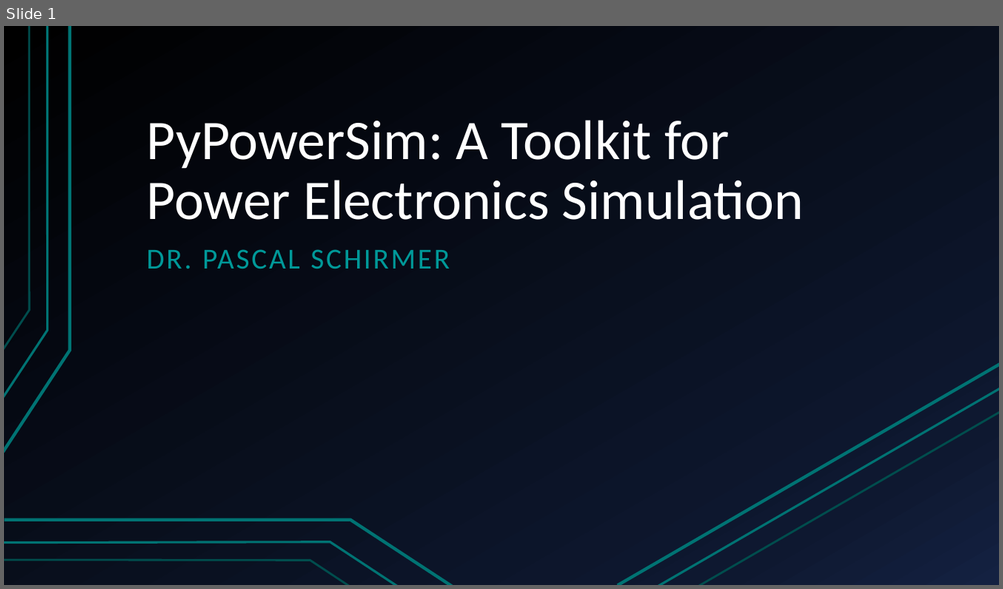
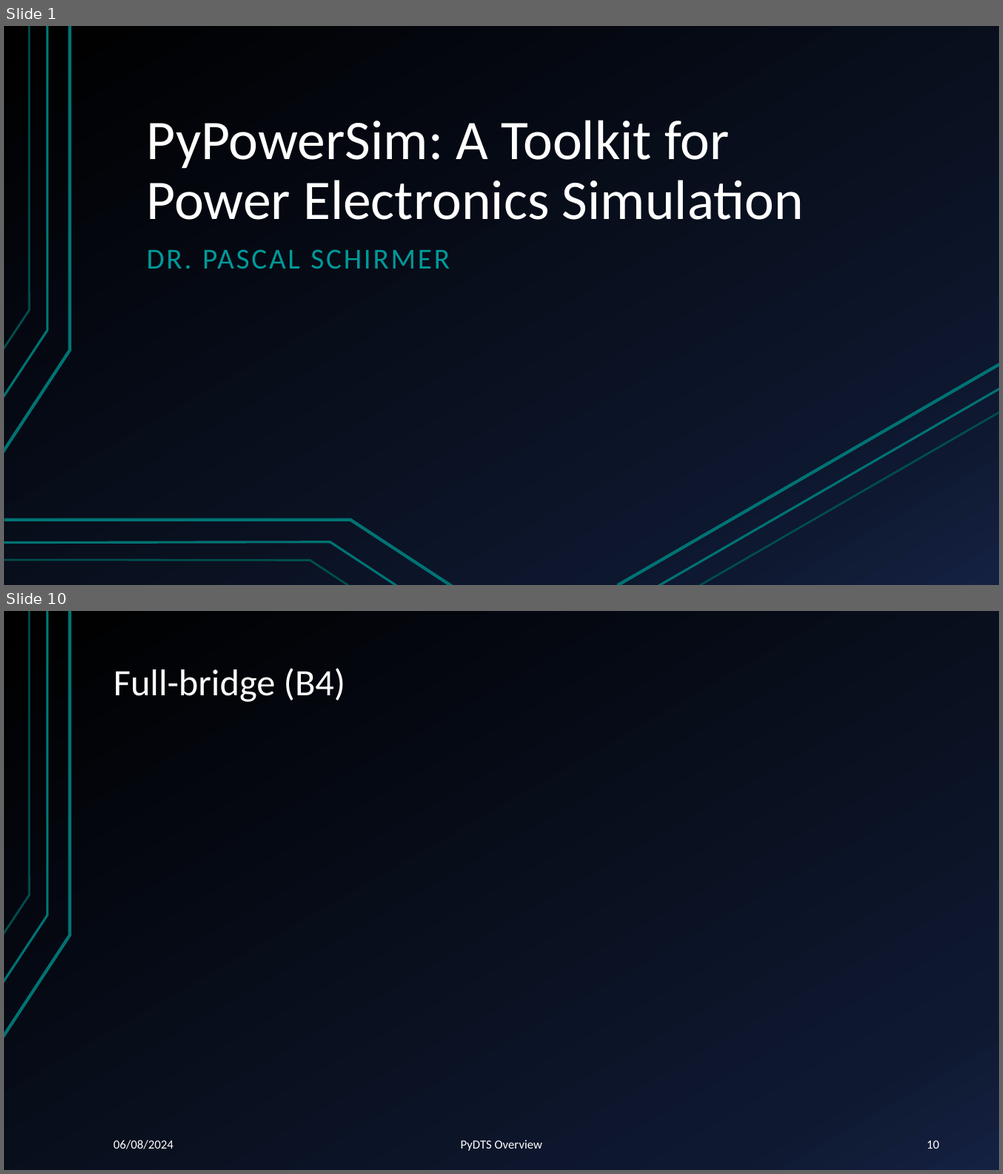
Before and after one commit to pascme05/PyPowerSim, a slide deck: docu/PR_240515_PyPowerSim_Tutorial.pptx. Shown one above the other, each under a label of ours: slide 1 before the commit, slides 1 and 10 after it; the slides between them are not shown. The pictures are 1003x589 and 1003x1174 pixels, drawn with LibreOffice and Linux fonts; fonts in the diff are those of the drawing. Boxes give left, top, right and bottom in pixels: in the first picture for what was removed or moved away, otherwise in the second. Text is boxed around its words. In the diff, an @@ line names an element or a change of style, - is before the commit and + after.

```diff
--- a/docu/PR_240515_PyPowerSim_Tutorial.pptx
+++ b/docu/PR_240515_PyPowerSim_Tutorial.pptx
@@ slide 10 added at (4, 611, 999, 1170), background gradient #000000 to #0F1931 to #142242; not listed: 3 template elements that a slide beside it also shows @@
@@ title added at (114, 668, 345, 702), 36 pt, text #FFFFFF @@
+Full-bridge (B4)
@@ text added at (114, 1140, 173, 1150), 12 pt, text #FFFFFF @@
+06/08/2024
@@ text added at (461, 1140, 543, 1151), 12 pt, text #FFFFFF @@
+PyDTS Overview
@@ page number added at (926, 1141, 939, 1149), 12 pt, text #FFFFFF @@
+10
```
Also in this commit, not shown: 18 slides changed, 19 other slides added, 1 other file.
